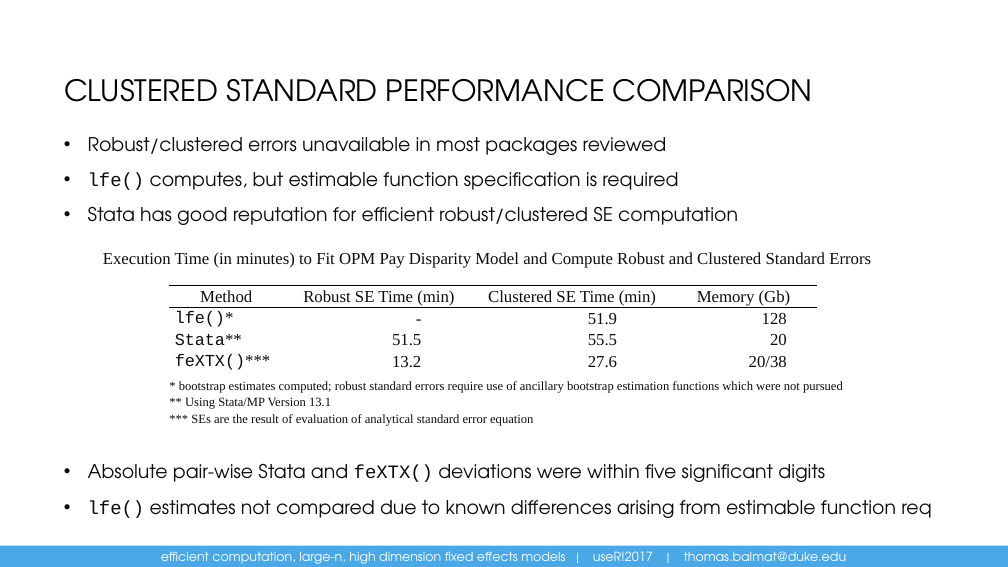
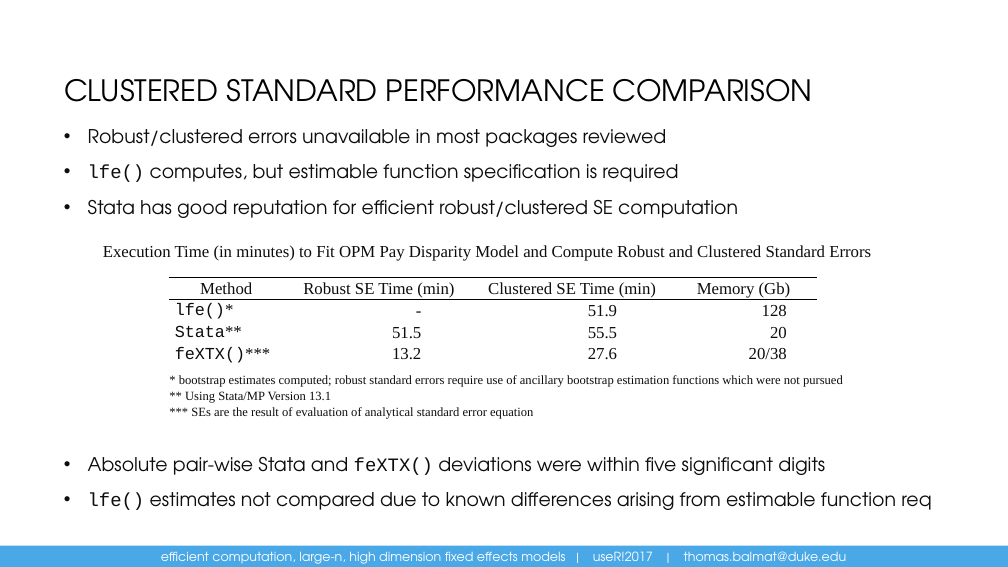
Before and after one commit to DukeSynthProj/FixedEffectsSolutionResources, a slide deck: slide 29 of EfficientComputationFixedEffectsRConference.pptx. Drawn at 1008x567 pixels with LibreOffice and Linux fonts; fonts in the diff are those of the drawing. Boxes give left, top, right and bottom in pixels: in the first picture for what was removed or moved away, otherwise in the second. Text is boxed around its words. In the diff, an @@ line names an element or a change of style, - is before the commit and + after.

```diff
--- a/EfficientComputationFixedEffectsRConference.pptx
+++ b/EfficientComputationFixedEffectsRConference.pptx
@@ text "Robust/clustered errors unavailable in most ...": place and size @@
-text "Robust/clustered errors unavailable in most ..." at [88,137,931,518]
+text "Robust/clustered errors unavailable in most ..." at [88,129,931,510]
@@ text "Execution Time (in minutes) to ...": place and size @@
-text "Execution Time (in minutes) to ..." at [103,252,871,268]
+text "Execution Time (in minutes) to ..." at [103,245,871,261]
@@ table: place and size @@
-table at [169,286,817,374]
+table at [169,278,817,367]
@@ text "* bootstrap estimates computed; robust ...": place and size @@
-text "* bootstrap estimates computed; robust ..." at [179,381,843,426]
+text "* bootstrap estimates computed; robust ..." at [179,375,843,419]
```
Also in this commit, not shown: 25 other slides changed.
